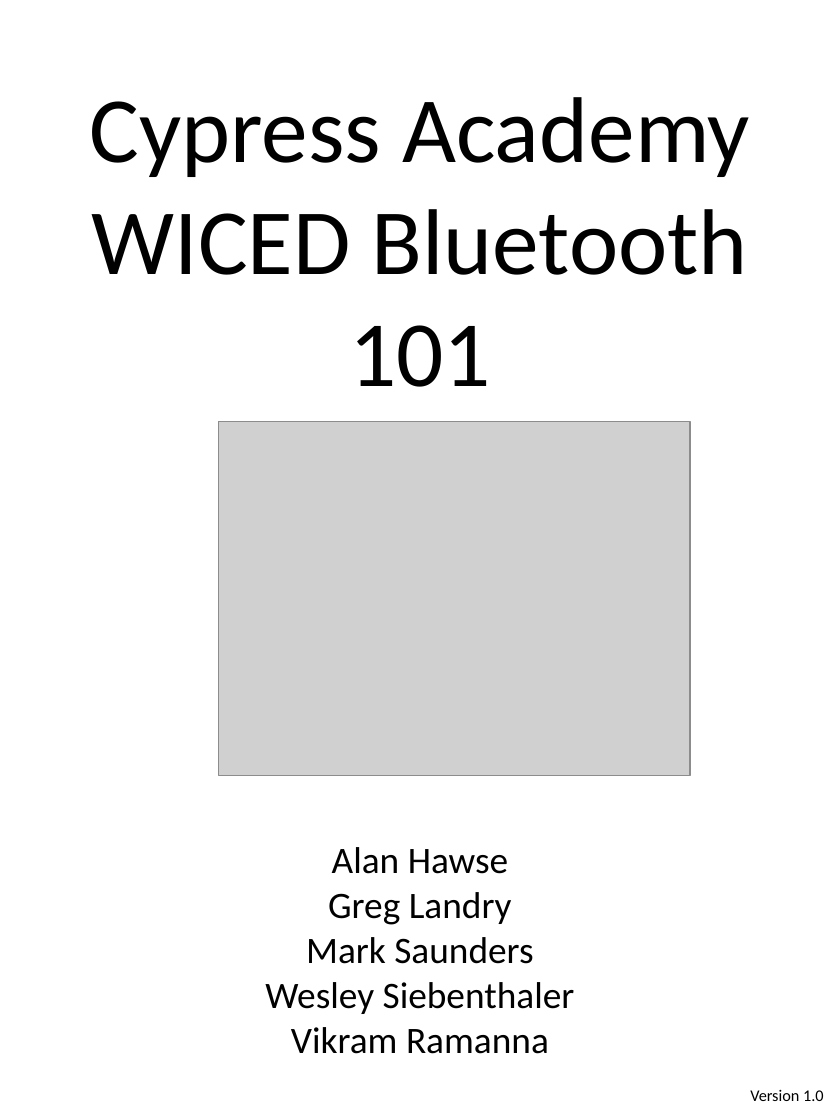
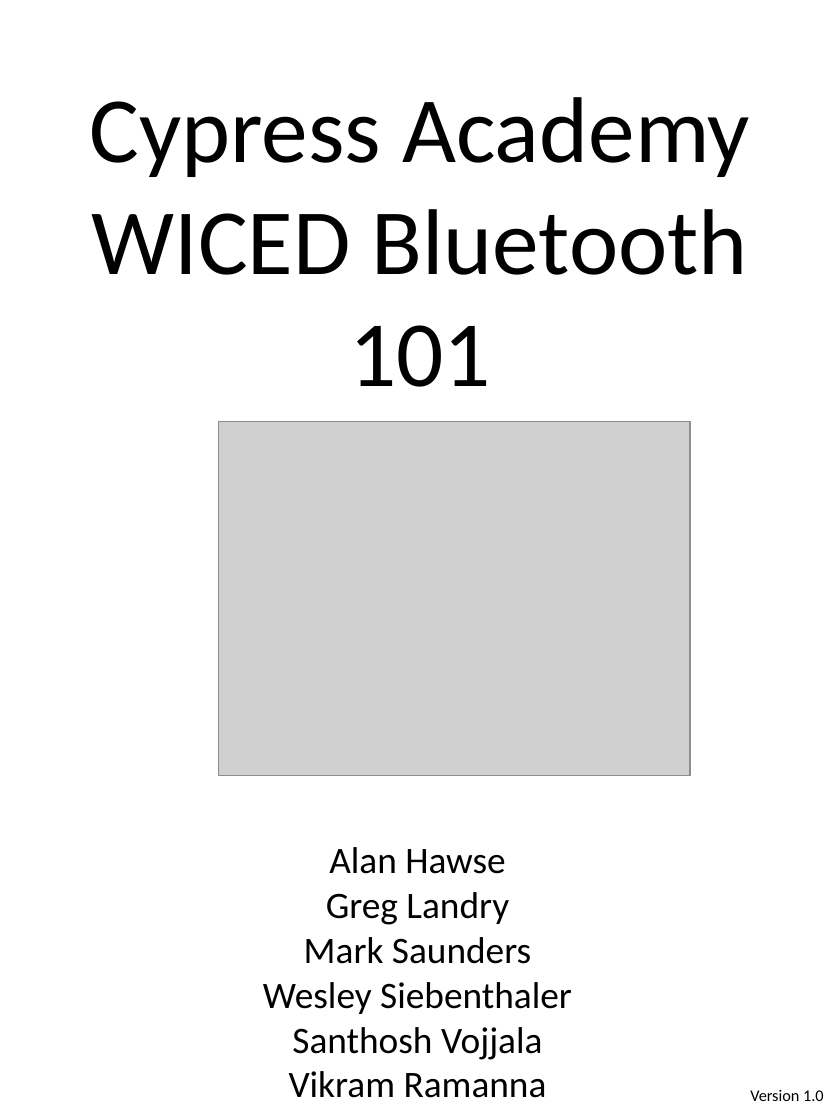
Before and after one commit to iotexpert/WBT101, a slide deck: slide 1 of labmanual/English/WBT101-Binder-Cover.pptx. Drawn at 840x1120 pixels with LibreOffice and Linux fonts; fonts in the diff are those of the drawing; grey boxes stand for pictures. Boxes give left, top, right and bottom in pixels: in the first picture for what was removed or moved away, otherwise in the second. Text is boxed around its words. In the diff, an @@ line names an element or a change of style, - is before the commit and + after.

```diff
--- a/labmanual/English/WBT101-Binder-Cover.pptx
+++ b/labmanual/English/WBT101-Binder-Cover.pptx
@@ text at [292, 1027, 542, 1060]: paragraph added @@
+Santhosh Vojjala
```
Also in this commit, not shown: 25 other files.
